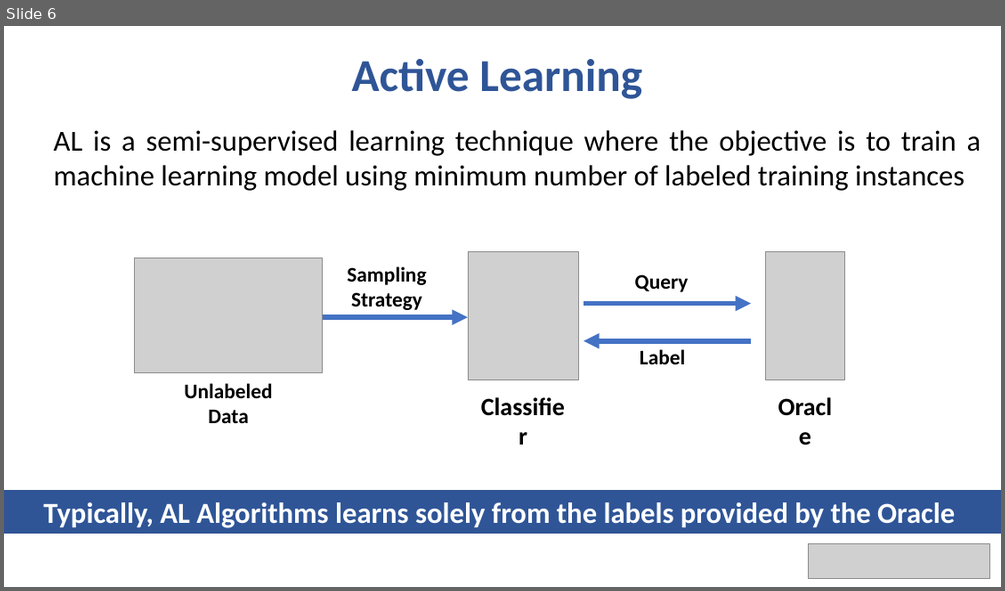
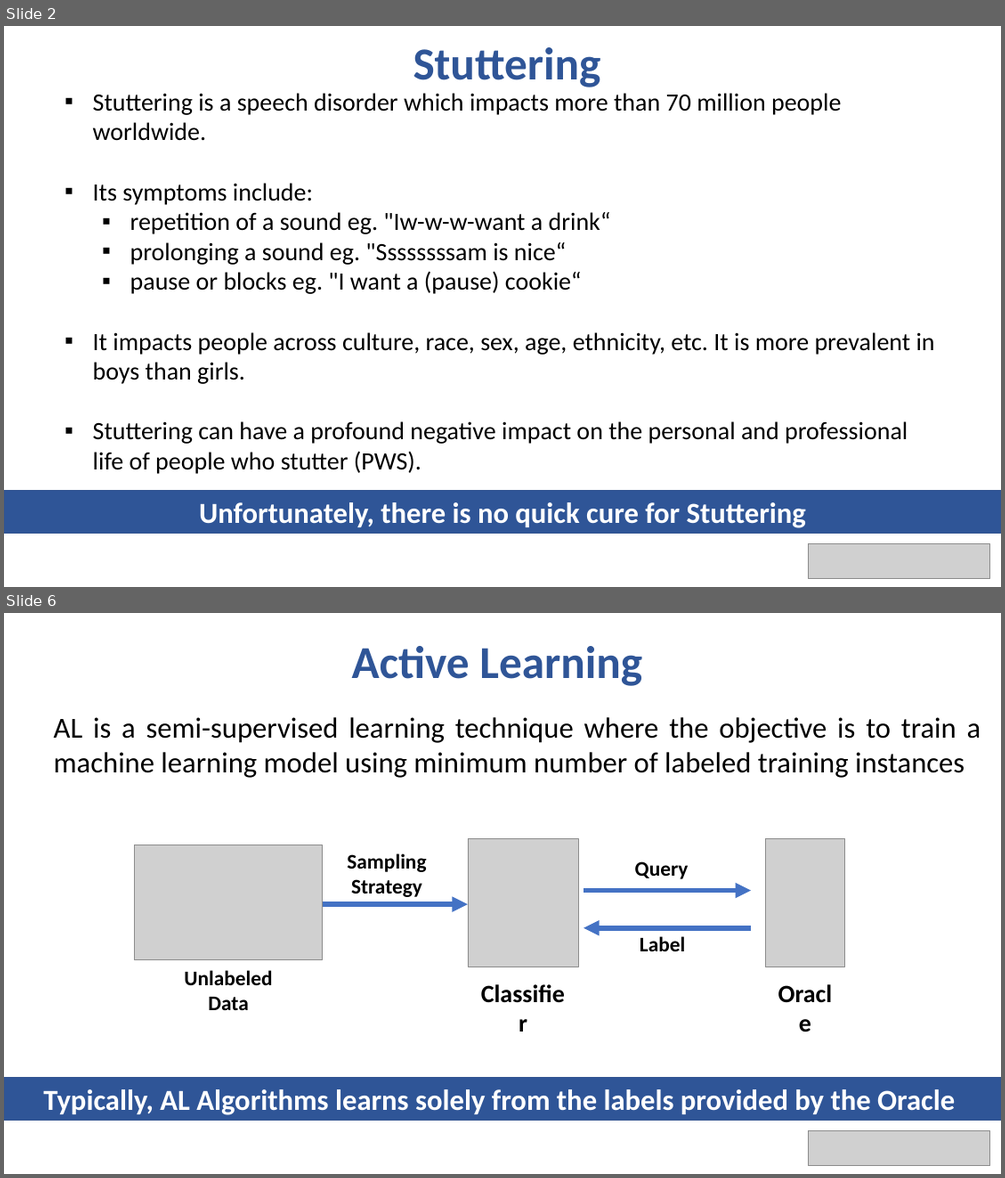
Before and after one commit to bhavyaghai/Fluent, a slide deck: presentation.pptx. Shown one above the other, each under a label of ours: slide 6 before the commit, slides 2 and 6 after it; the slides between them are not shown. The pictures are 1005x591 and 1005x1178 pixels, drawn with LibreOffice and Linux fonts; fonts in the diff are those of the drawing; grey boxes stand for pictures. Boxes give left, top, right and bottom in pixels: in the first picture for what was removed or moved away, otherwise in the second. Text is boxed around its words. In the diff, an @@ line names an element or a change of style, - is before the commit and + after.

```diff
--- a/presentation.pptx
+++ b/presentation.pptx
@@ slide 2 added at box(4, 26, 1001, 587), background #FFFFFF @@
@@ text added at box(413, 47, 601, 87), 44 pt, text #2F5597, bold @@
+Stuttering
@@ text added at box(93, 93, 935, 474), 24 pt, text #000000 @@
+▪ Stuttering is a speech disorder which impacts more than 70 million people worldwide.
+▪ Its symptoms include:
+  ▪ repetition of a sound eg. "Iw-w-w-want a drink“
+  ▪ prolonging a sound eg. "Ssssssssam is nice“
+  ▪ pause or blocks eg. "I want a (pause) cookie“
+▪ It impacts people across culture, race, sex, age, ethnicity, etc. It is more prevalent in boys than girls.
+▪ Stuttering can have a profound negative impact on the personal and professional life of people who stutter (PWS).
@@ rectangle added at box(4, 491, 1001, 533), fill #2F5597, outline #325491 1 pt, 28 pt, text #FFFFFF, bold @@
+Unfortunately, there is no quick cure for Stuttering
@@ picture added at box(809, 543, 990, 579) @@
```
Also in this commit, not shown: 4 slides changed, 3 other slides added, 1 slide removed, 4 other files.
